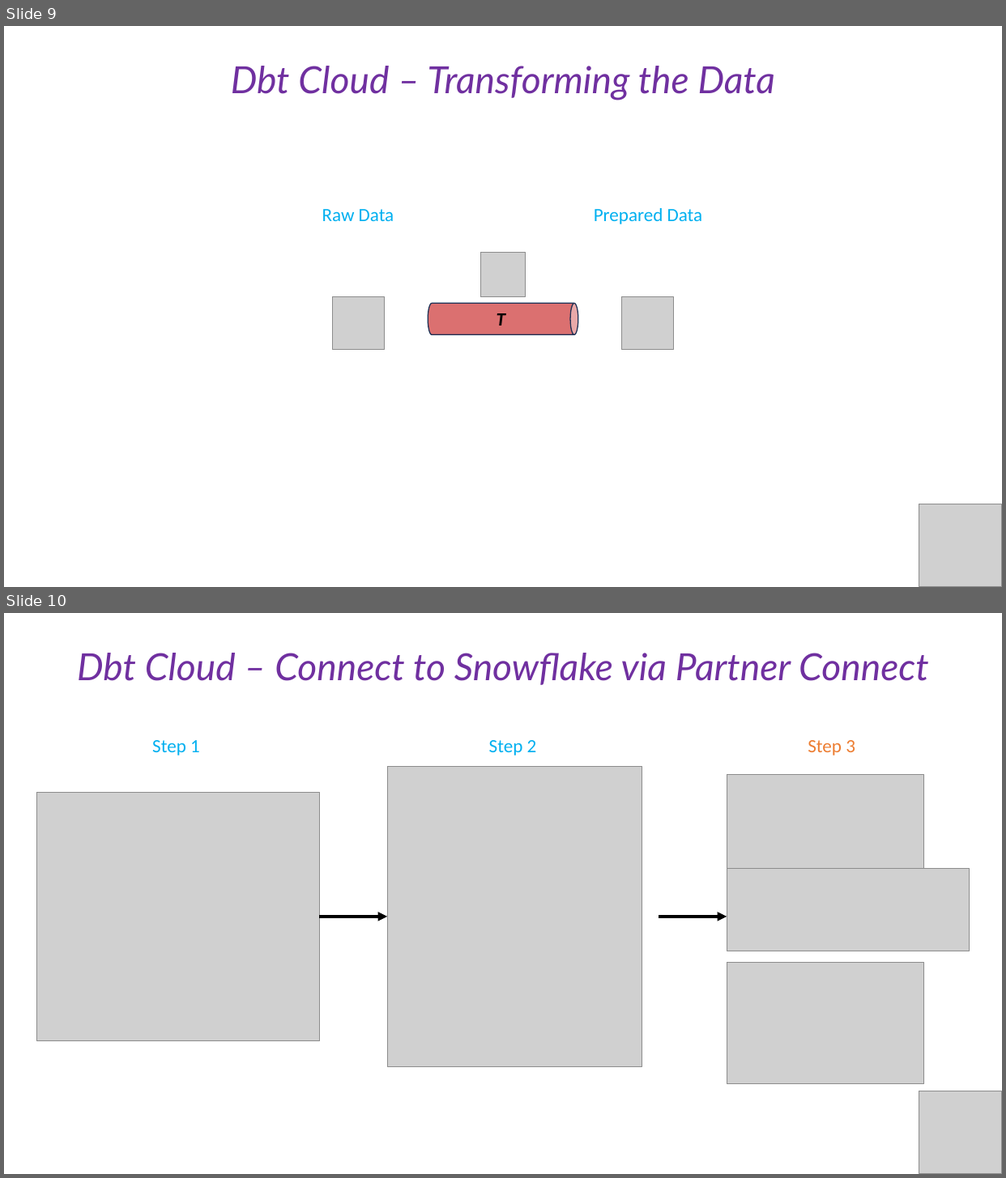
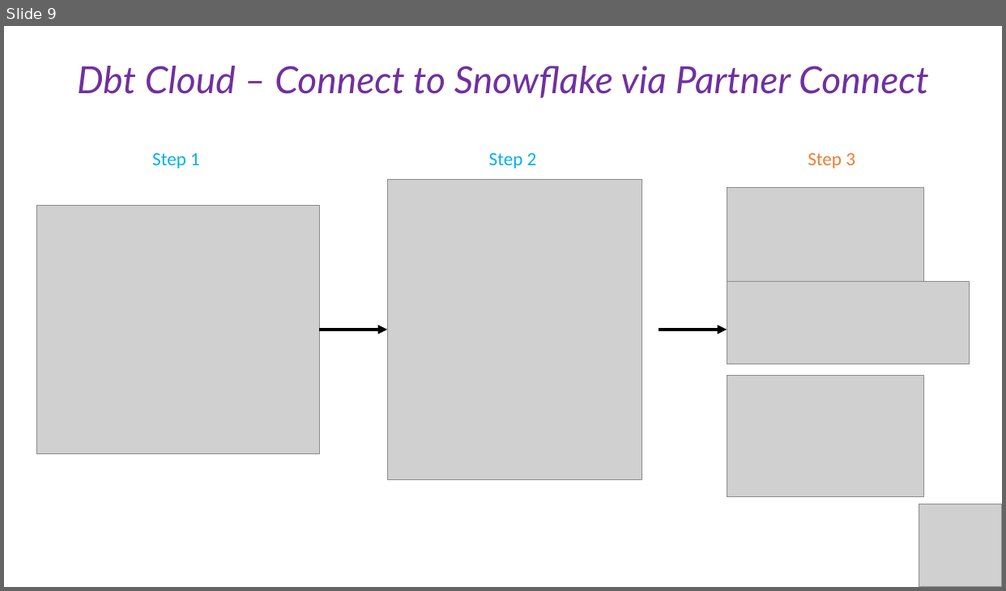
Before and after one commit to cesaramehri/Firn_CaseStudyTest, a slide deck: Presentation/Case Study - Presentation.pptx. Shown one above the other, each under a label of ours: slides 9 and 10 before the commit, slide 9 after it. The pictures are 1006x1178 and 1006x591 pixels, drawn with LibreOffice and Linux fonts; fonts in the diff are those of the drawing; grey boxes stand for pictures. Boxes give left, top, right and bottom in pixels: in the first picture for what was removed or moved away, otherwise in the second. Text is boxed around its words. In the diff, an @@ line names an element or a change of style, - is before the commit and + after.

```diff
--- a/Presentation/Case Study - Presentation.pptx
+++ b/Presentation/Case Study - Presentation.pptx
@@ slide 9 removed at <box>4,26,1002,587</box>, background #FFFFFF @@
@@ text removed at <box>231,66,776,101</box> @@
-Dbt Cloud – Transforming the Data
@@ group removed at <box>322,208,703,349</box>: 3 texts, 3 pictures, 1 cylinder @@
-T
-Raw Data
-Prepared Data
@@ picture removed at <box>919,506,1002,587</box> @@
@@ what was slide 10 is now slide 9 @@
```
Also in this commit, not shown: 10 slides changed, 12 slides added, 4 other slides removed, 1 other file.
